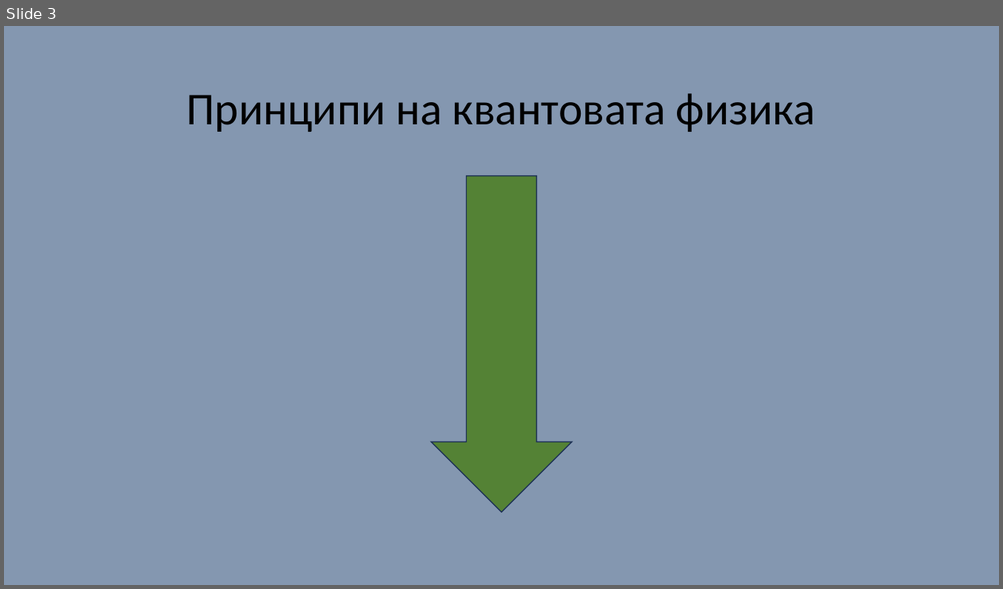
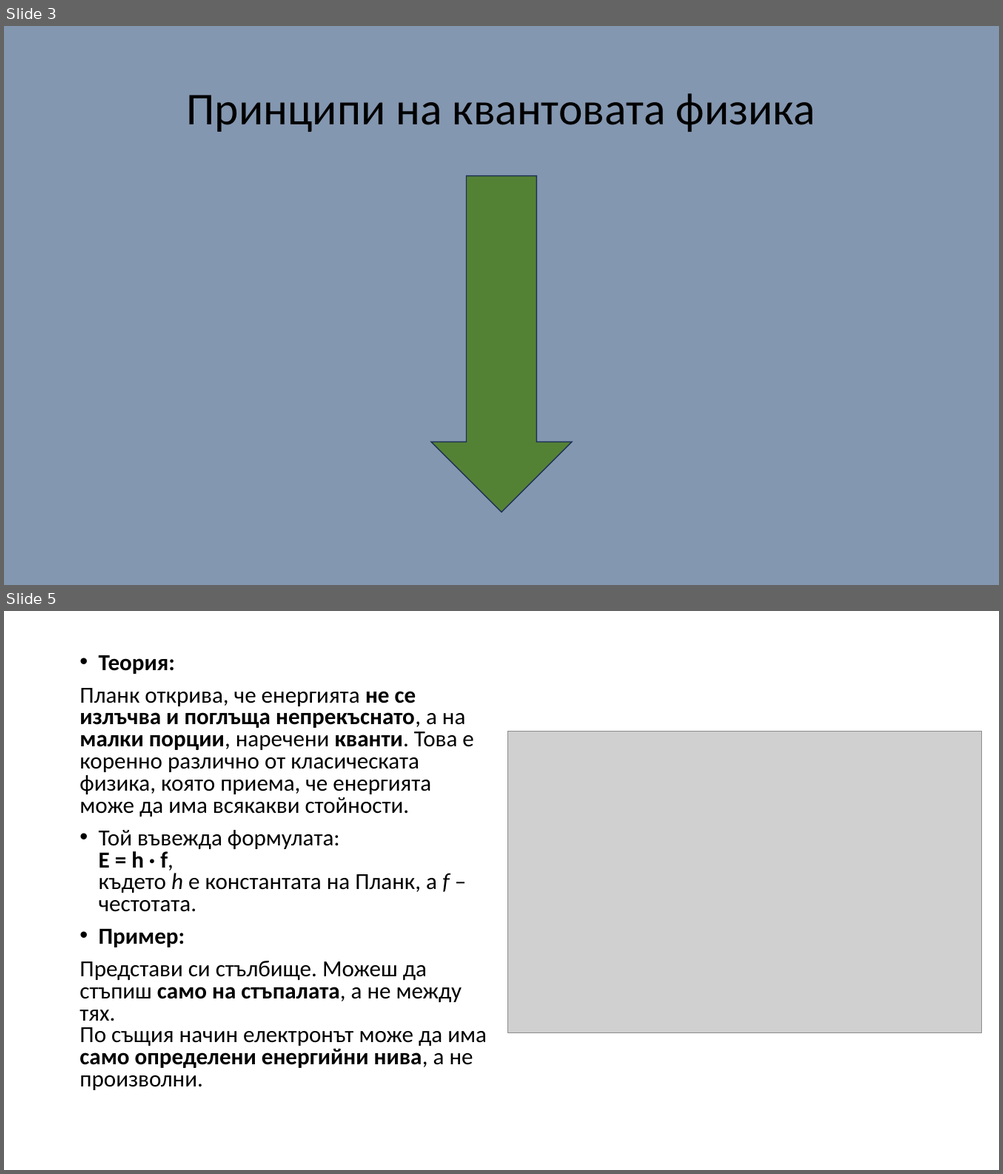
Before and after one commit to LAB5fire/PPQM, a slide deck: kvantova vizika.pptx. Shown one above the other, each under a label of ours: slide 3 before the commit, slides 3 and 5 after it; the slides between them are not shown. The pictures are 1003x589 and 1003x1174 pixels, drawn with LibreOffice and Linux fonts; fonts in the diff are those of the drawing; grey boxes stand for pictures. Boxes give left, top, right and bottom in pixels: in the first picture for what was removed or moved away, otherwise in the second. Text is boxed around its words. In the diff, an @@ line names an element or a change of style, - is before the commit and + after.

```diff
--- a/kvantova vizika.pptx
+++ b/kvantova vizika.pptx
@@ slide 5 added at <box>4,611,999,1170</box>, background #FFFFFF @@
@@ text added at <box>79,655,486,1091</box>, 22.2 pt, text #000000 @@
+• Теория:
+Планк открива, че енергията не се излъчва и поглъща непрекъснато, а на малки порции, наречени кванти. Това е коренно различно от класическата физика, която приема, че енергията може да има всякакви стойности.
+• Той въвежда формулата:
+  E = h · f,
+  където h е константата на Планк, а f – честотата.
+• Пример:
+Представи си стълбище. Можеш да стъпиш само на стъпалата, а не между тях.
+По същия начин електронът може да има само определени енергийни нива, а не произволни.
@@ picture added at <box>508,731,982,1034</box> @@
```
Also in this commit, not shown: 1 other slide added, 1 slide removed, 1 other file.
